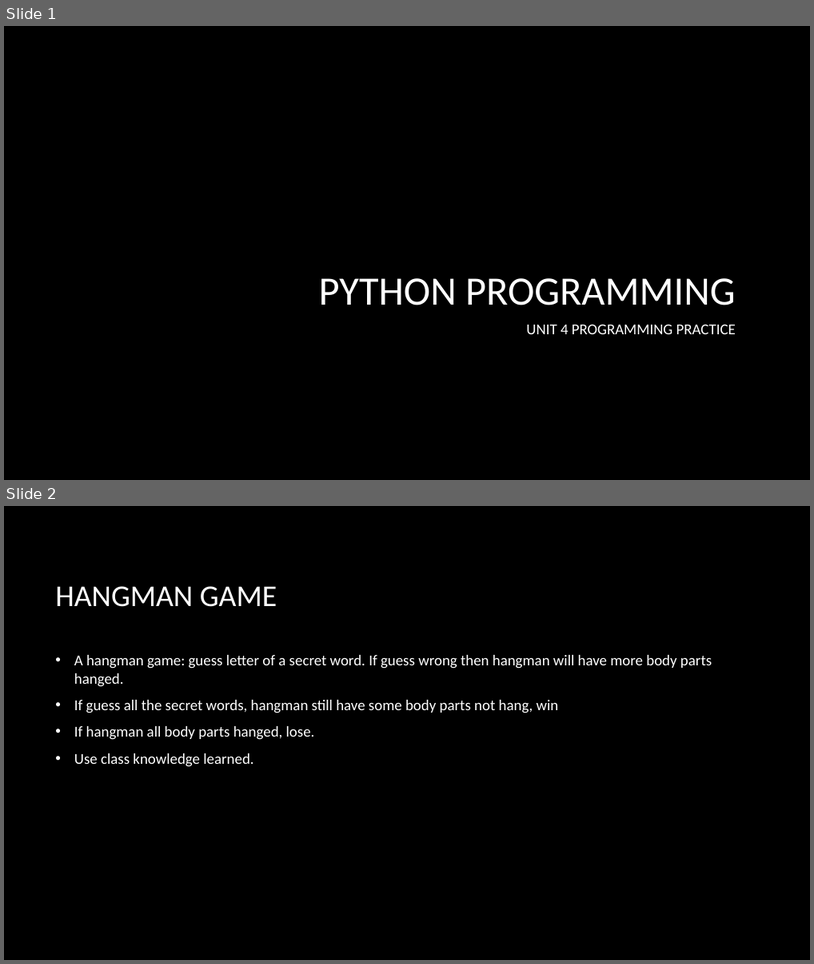
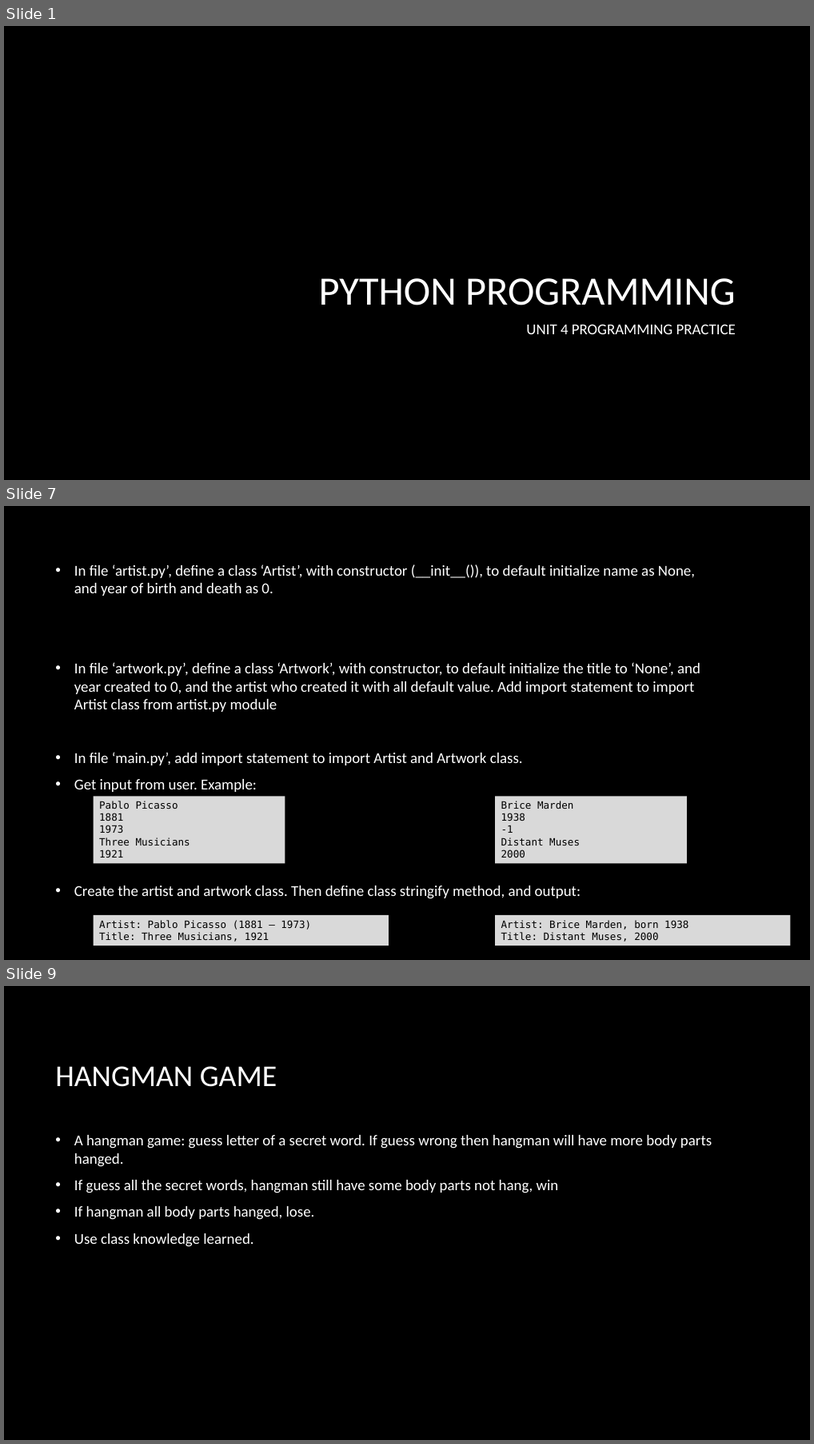
Before and after one commit to bon-netizen/Python-Class-Beginner, a slide deck: Py B - unit 4p.pptx. Shown one above the other, each under a label of ours: slides 1 and 2 before the commit, slides 1, 7 and 9 after it; the slides between them are not shown. The pictures are 814x964 and 814x1444 pixels, drawn with LibreOffice and Linux fonts; fonts in the diff are those of the drawing; background and template pictures are left out. Boxes give left, top, right and bottom in pixels: in the first picture for what was removed or moved away, otherwise in the second. Text is boxed around its words. In the diff, an @@ line names an element or a change of style, - is before the commit and + after.

```diff
--- a/Py B - unit 4p.pptx
+++ b/Py B - unit 4p.pptx
@@ slide 7 added at [4, 506, 810, 960], background picture (left out) @@
@@ text added at [74, 564, 701, 899], 18 pt, text #FFFFFF @@
+• In file ‘artist.py’, define a class ‘Artist’, with constructor (__init__()), to default initialize name as None, and year of birth and death as 0.
+• In file ‘artwork.py’, define a class ‘Artwork’, with constructor, to default initialize the title to ‘None’, and year created to 0, and the artist who created it with all default value. Add import statement to import Artist class from artist.py module
+• In file ‘main.py’, add import statement to import Artist and Artwork class.
+• Get input from user. Example:
+• Create the artist and artwork class. Then define class stringify method, and output:
@@ rectangle added at [94, 796, 286, 863], fill #D9D9D9, 12 pt, text #000000 @@
+Pablo Picasso
+1881
+1973
+Three Musicians
+1921
@@ rectangle added at [495, 796, 687, 863], fill #D9D9D9, 12 pt, text #000000 @@
+Brice Marden
+1938
+-1
+Distant Muses
+2000
@@ rectangle added at [94, 915, 389, 945], fill #D9D9D9, 12 pt, text #000000 @@
+Artist: Pablo Picasso (1881 – 1973)
+Title: Three Musicians, 1921
@@ rectangle added at [495, 915, 790, 945], fill #D9D9D9, 12 pt, text #000000 @@
+Artist: Brice Marden, born 1938
+Title: Distant Muses, 2000
@@ what was slide 2 is now slide 9 @@
```
Also in this commit, not shown: 6 other slides added, 14 other files.
